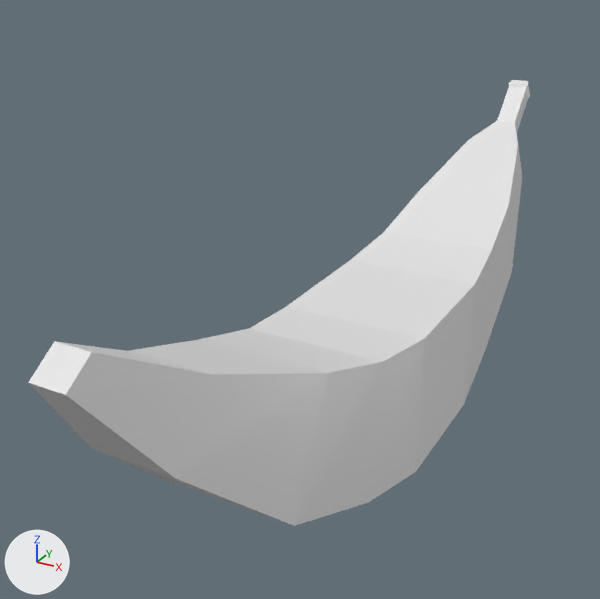
Renders of the Blender file SourceFiles/Banana_Closed.blend from each side of a commit.
Before and after are seen from a camera (50 mm lens) standing at (0.218, -0.524, 0.296) and looking at (-0.055, -0.027, 0.048). The axes (+X, +Y, +Z) are drawn at lower left. The lights are the same throughout.
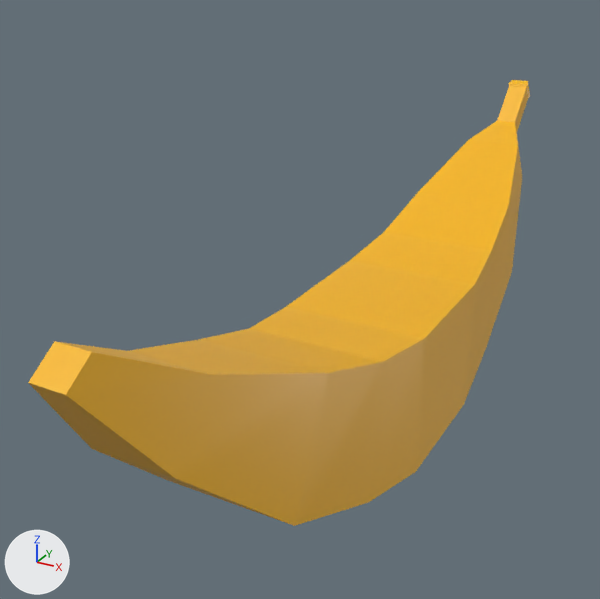
The newer file is also turned or shifted as a whole; pictures and numbers use the older file's frame.

What the commit changed:
Picture 'ColorPalette.png' (img_colorpalette_png) is new.
In material 'Material' (mat_material), base_color is no longer (0.8, 0.8, 0.8), white #e7e7e7.
In material 'Material' (mat_material), texture is now set to img_colorpalette_png.
me_cube has 56 vertices, 54 faces and spans x -1.0..1.0, y -6.21..6.48, z -1.0..3.08.
me_cube is used by ob_cube; location (0.0, 0.0, 0.0); scale (0.0527, 0.0527, 0.0527).
me_cube part 1: texture (UV) coordinates of 54 of 54 faces, centred in x -1.0..1.0, y -6.06..6.45, z -1.0..3.05, changed; they spanned u 0.12..0.88, v 0.12..0.62 and now span u 0.51..0.56, v 0.33..0.36.

Changed parts and their boxes [x1, y1, x2, y2] in the pictures (600 x 599 px):
'Cube', surface changed (white to orange): [28, 80, 530, 526] in both
